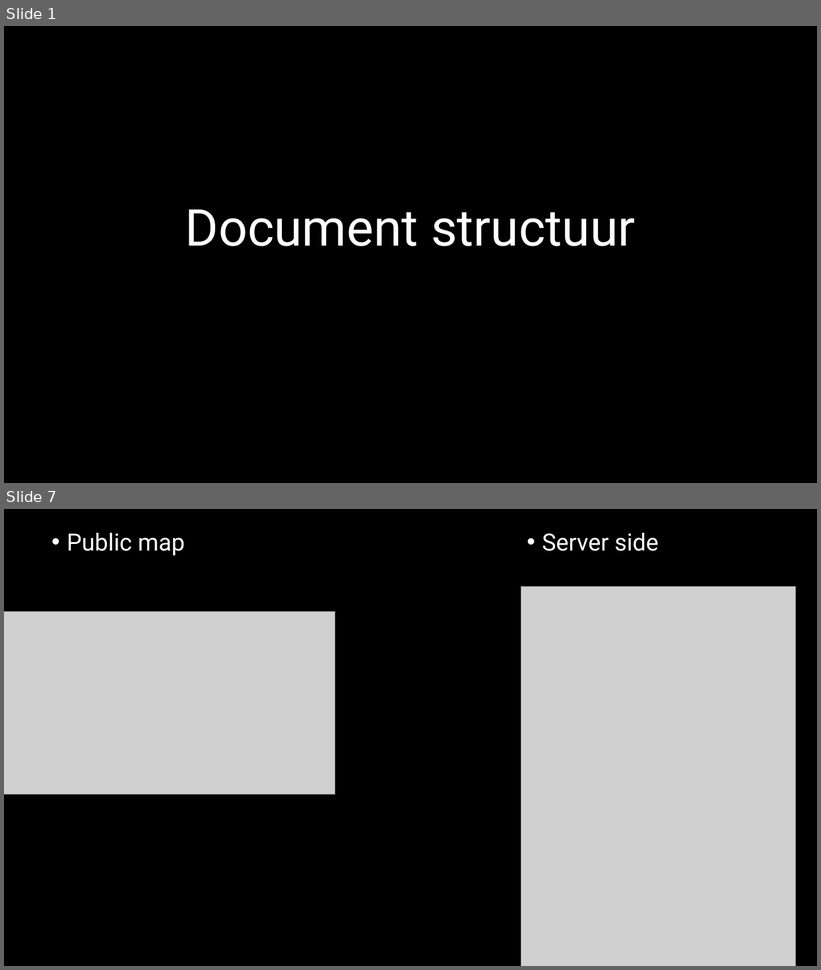
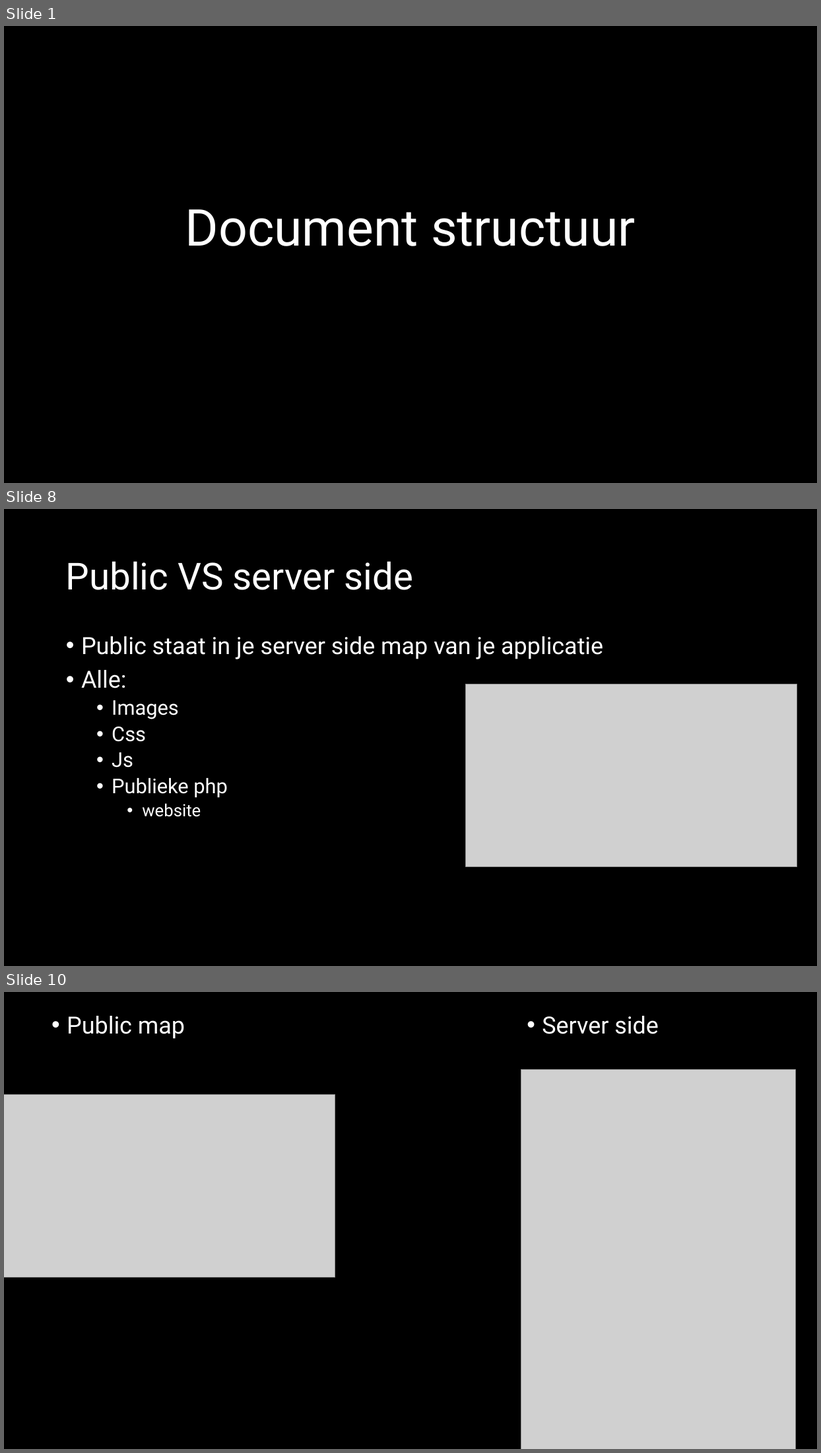
Before and after one commit to jheidebrink-ma/m5prog_opdrachtensite, a slide deck: Presentaties_versie_d/02 - Structuur.pptx. Shown one above the other, each under a label of ours: slides 1 and 7 before the commit, slides 1, 8 and 10 after it; the slides between them are not shown. The pictures are 821x970 and 821x1453 pixels, drawn with LibreOffice and Linux fonts; fonts in the diff are those of the drawing; grey boxes stand for pictures. Boxes give left, top, right and bottom in pixels: in the first picture for what was removed or moved away, otherwise in the second. Text is boxed around its words. In the diff, an @@ line names an element or a change of style, - is before the commit and + after.

```diff
--- a/Presentaties_versie_d/02 - Structuur.pptx
+++ b/Presentaties_versie_d/02 - Structuur.pptx
@@ slide 8 added at (4, 509, 817, 966), background #000000 @@
@@ title added at (66, 561, 413, 590), 44 pt, text #FFFFFF @@
+Public VS server side
@@ text added at (81, 636, 603, 817), 28 pt, text #FFFFFF @@
+• Public staat in je server side map van je applicatie
+• Alle:
+  • Images
+  • Css
+  • Js
+  • Publieke php
+    • website
@@ picture added at (466, 685, 797, 867) @@
@@ what was slide 7 is now slide 10 @@
```
Also in this commit, not shown: 5 slides changed, 3 other slides added, 24 other files.
